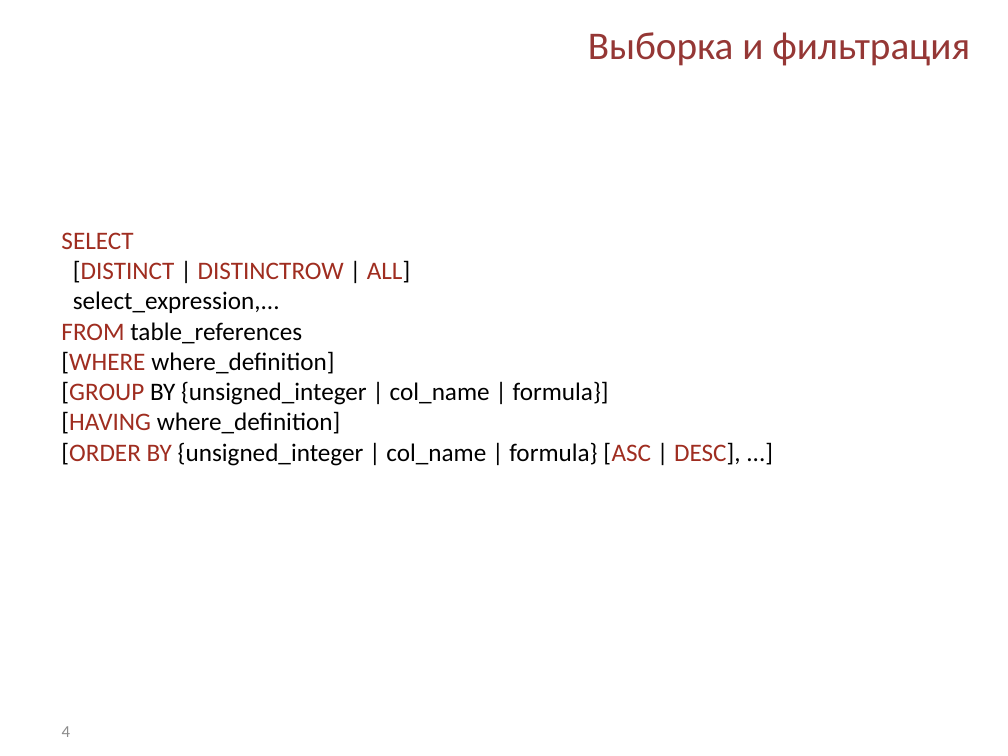
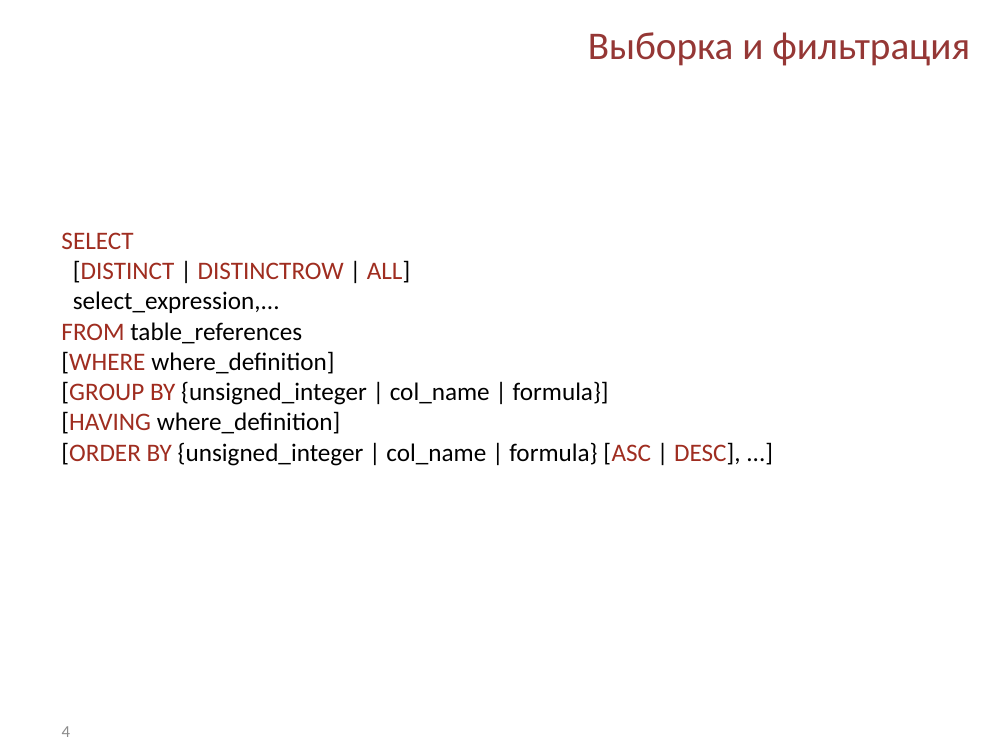
Before and after one commit to Kriger/DBaNT, a slide deck: slide 4 of Presentations/Lab_4.pptx. Drawn at 1008x756 pixels with LibreOffice and Linux fonts; fonts in the diff are those of the drawing; background and template pictures are left out. Boxes give left, top, right and bottom in pixels: in the first picture for what was removed or moved away, otherwise in the second. Text is boxed around its words. In the diff, an @@ line names an element or a change of style, - is before the commit and + after.

```diff
--- a/Presentations/Lab_4.pptx
+++ b/Presentations/Lab_4.pptx
@@ text at (x1=61, y1=381, x2=609, y2=405): text colour #000000 to #A02A1D in "BY" @@
```
Also in this commit, not shown: 2 other files.
